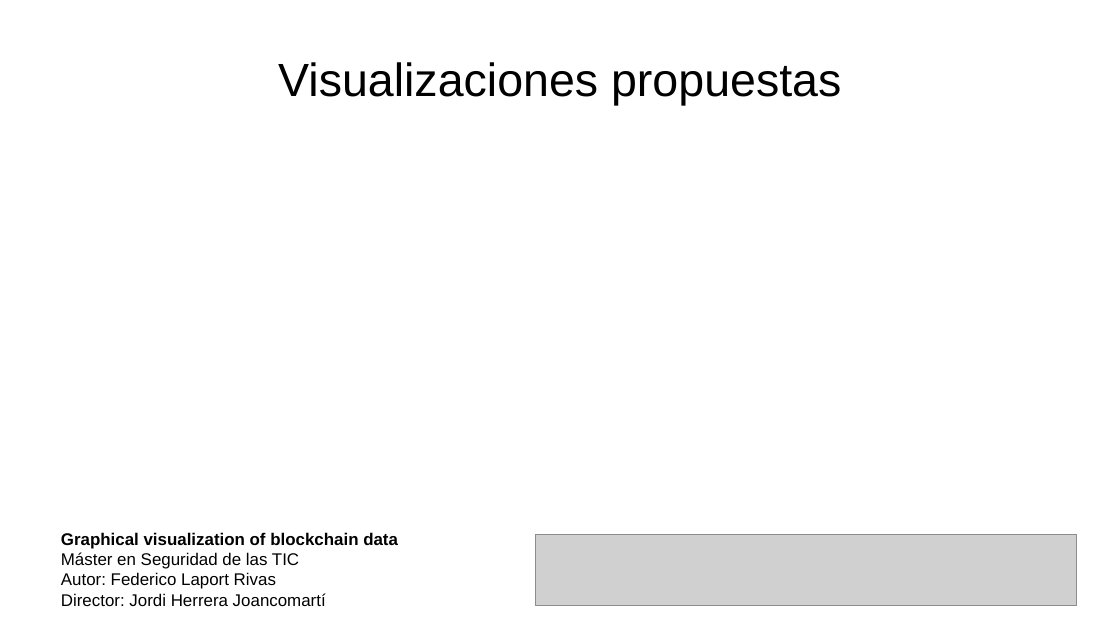
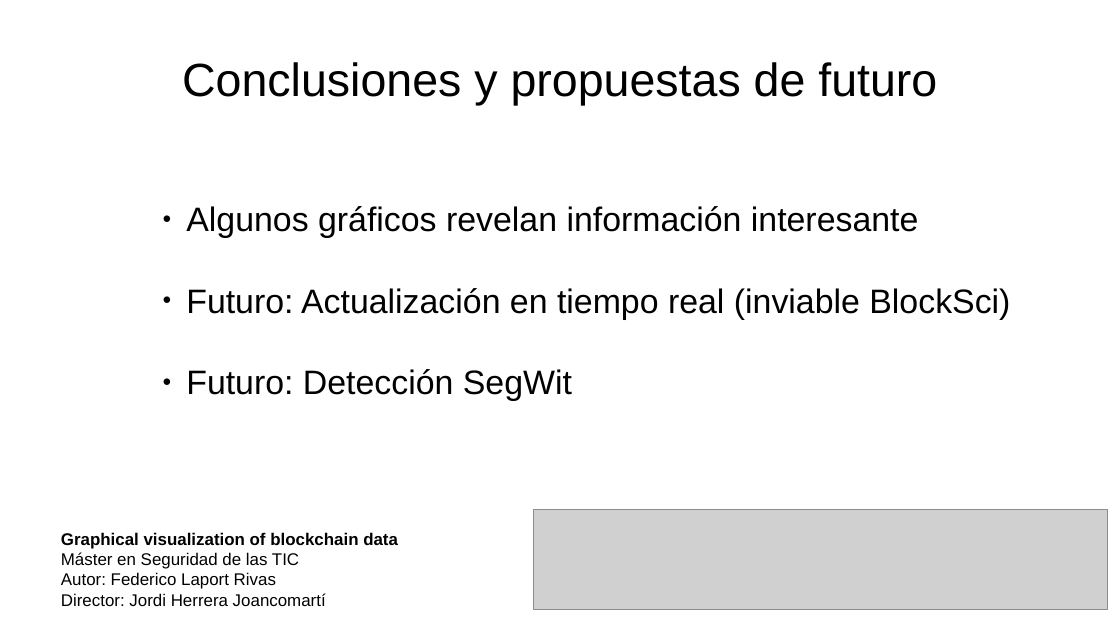
Before and after one commit to acrowise/chainplots, a slide deck: slide 15 of tfm_presentacion.odp (slide 8 before the commit). Drawn at 1120x630 pixels with LibreOffice and Linux fonts; fonts in the diff are those of the drawing; grey boxes stand for pictures. Boxes give left, top, right and bottom in pixels: in the first picture for what was removed or moved away, otherwise in the second. Text is boxed around its words. In the diff, an @@ line names an element or a change of style, - is before the commit and + after.

```diff
--- a/tfm_presentacion.odp
+++ b/tfm_presentacion.odp
@@ title at [182, 62, 937, 105]: text changed @@
-Visualizaciones propuestas
+Conclusiones y propuestas de futuro
@@ text added at [186, 206, 1010, 401], 24 pt, text #000000 @@
+● Algunos gráficos revelan información interesante
+● Futuro: Actualización en tiempo real (inviable BlockSci)
+● Futuro: Detección SegWit
@@ picture: place and size @@
-picture at [536, 536, 1077, 607]
+picture at [534, 510, 1108, 610]
```
Also in this commit, not shown: 14 other slides changed, 2 slides added, 1 other file.
